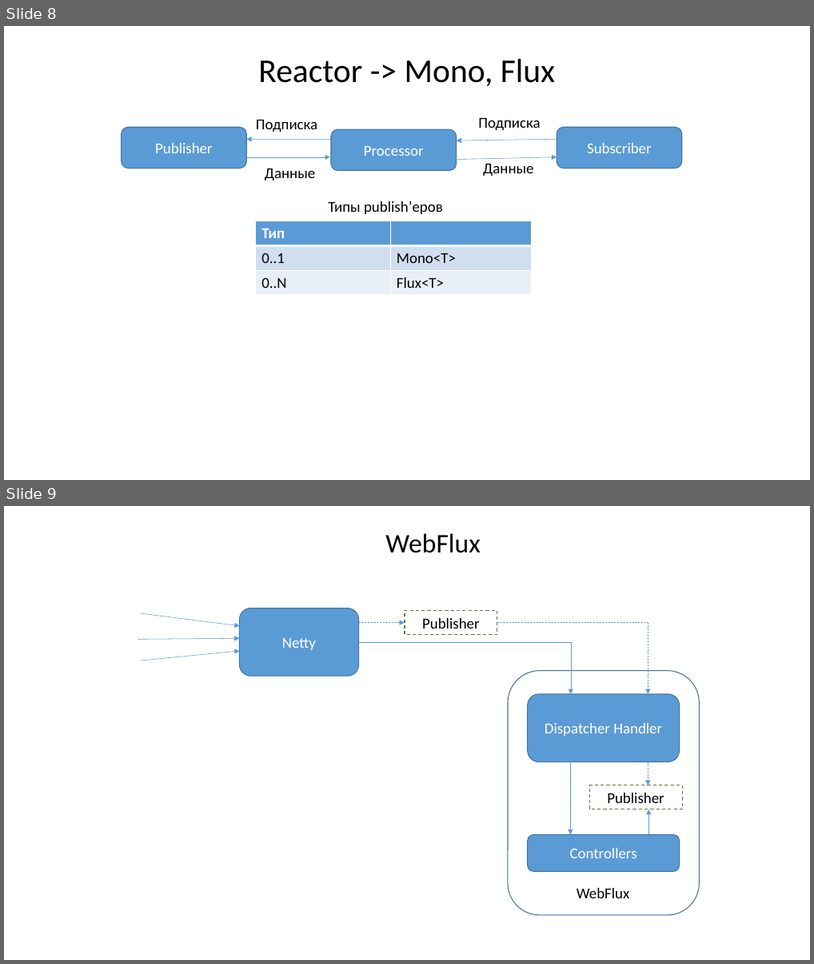
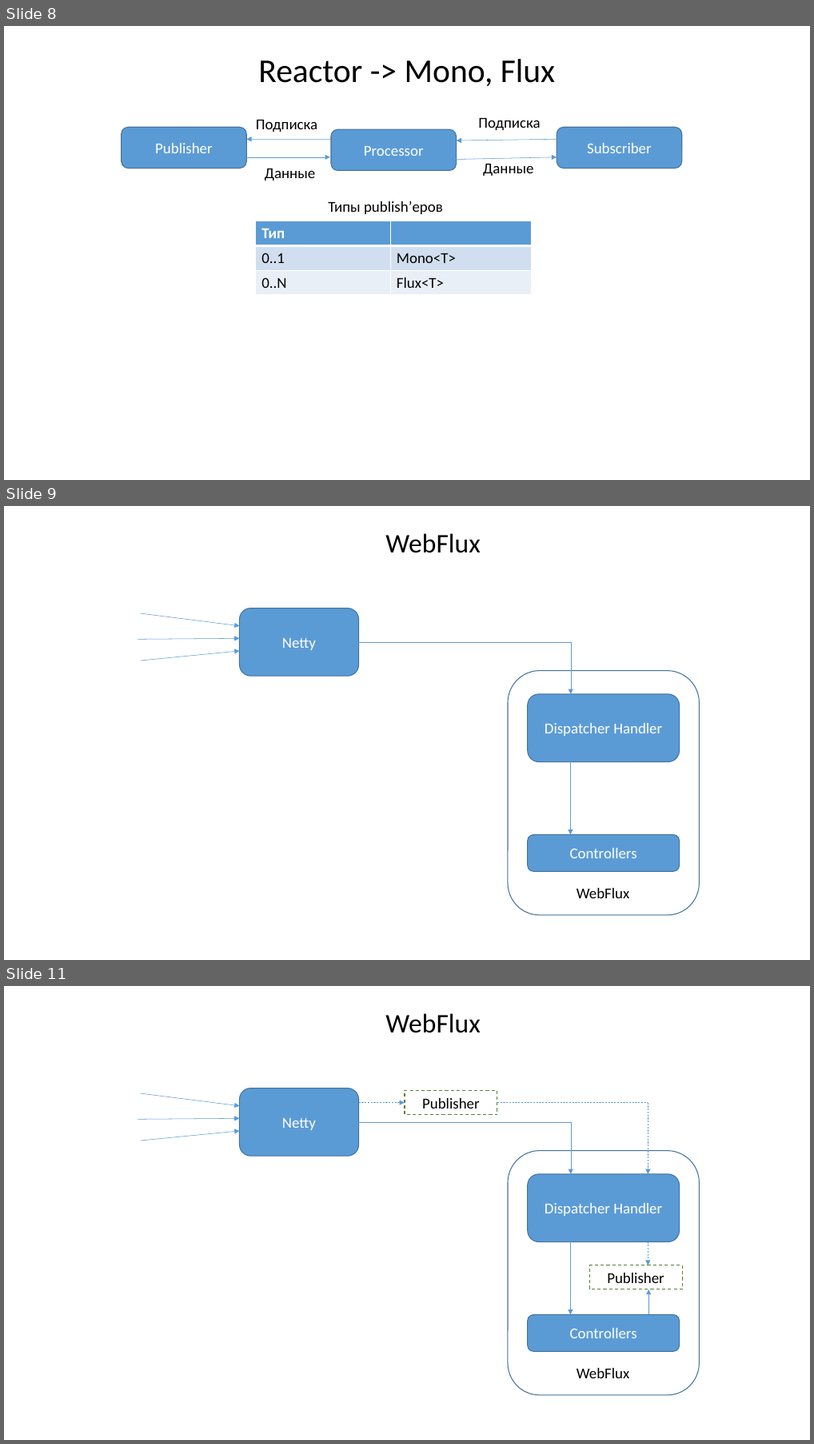
Before and after one commit to maximkosheev/study-webflux-trader-platform, a slide deck: doc/webflux.pptx. Shown one above the other, each under a label of ours: slides 8 and 9 before the commit, slides 8, 9 and 11 after it; the slides between them are not shown. The pictures are 814x964 and 814x1444 pixels, drawn with LibreOffice and Linux fonts; fonts in the diff are those of the drawing. Boxes give left, top, right and bottom in pixels: in the first picture for what was removed or moved away, otherwise in the second. Text is boxed around its words. In the diff, an @@ line names an element or a change of style, - is before the commit and + after.

```diff
--- a/doc/webflux.pptx
+++ b/doc/webflux.pptx
@@ slide 9 added at bbox=[4, 506, 810, 960], background #FFFFFF @@
@@ text added at bbox=[386, 533, 480, 553], 32 pt, text #000000 @@
+WebFlux
@@ arrow added from (140, 613) to (240, 626), #5B9BD5 0.5 pt @@
@@ rounded rectangle added at bbox=[240, 608, 359, 676], fill #5B9BD5, outline #43739E 1 pt, 18 pt, text #FFFFFF @@
+Netty
@@ arrow added from (138, 639) to (240, 639), #5B9BD5 0.5 pt @@
@@ elbow arrow added from (350, 642) to (571, 694), #5B9BD5 0.5 pt @@
@@ arrow added from (140, 660) to (240, 651), #5B9BD5 0.5 pt @@
@@ rounded rectangle added at bbox=[508, 671, 700, 915], outline #43739E 1 pt @@
@@ rounded rectangle added at bbox=[528, 694, 680, 762], fill #5B9BD5, outline #43739E 1 pt, 18 pt, text #FFFFFF @@
+Dispatcher Handler
@@ arrow added from (571, 760) to (571, 835), #5B9BD5 0.5 pt @@
@@ rounded rectangle added at bbox=[528, 835, 680, 872], fill #5B9BD5, outline #43739E 1 pt, 18 pt, text #FFFFFF @@
+Controllers
@@ text added at bbox=[577, 888, 630, 898], 18 pt, text #000000 @@
+WebFlux
@@ what was slide 9 is now slide 11 @@
```
Also in this commit, not shown: 1 slide changed, 1 other slide added.
